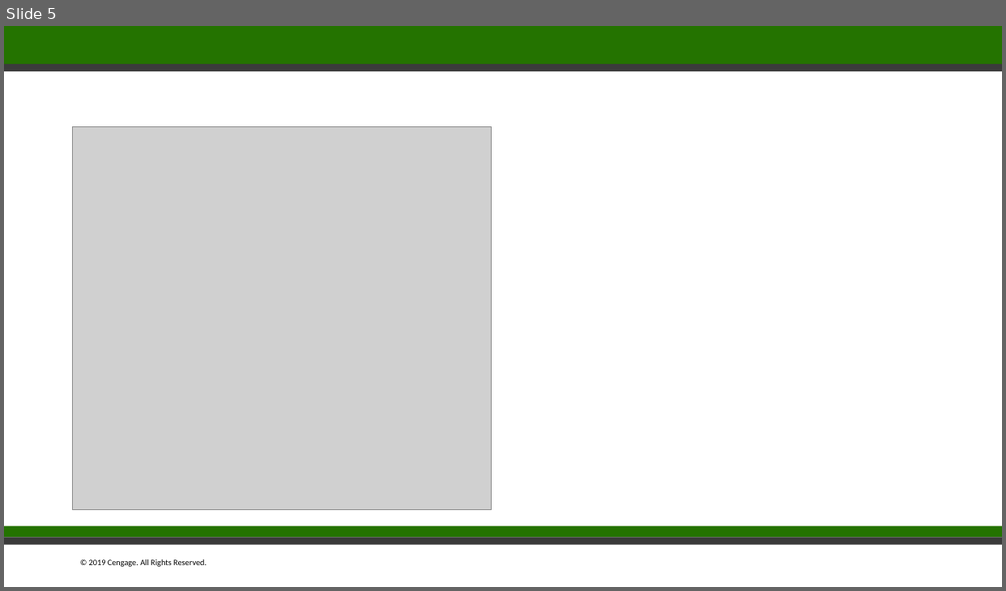
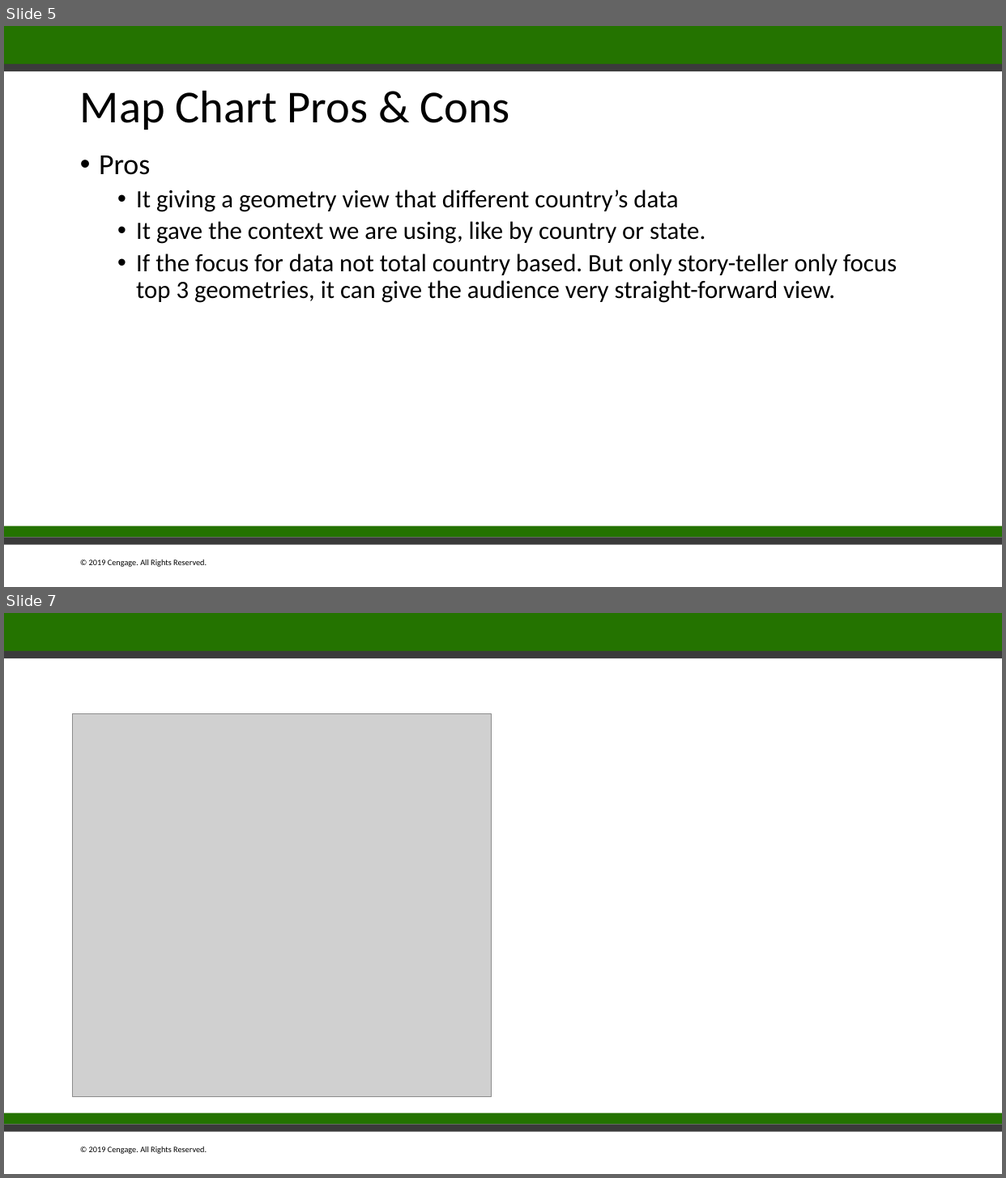
Before and after one commit to billyean/anna, a slide deck: Stackoverflow Programmer's Story.pptx. Shown one above the other, each under a label of ours: slide 5 before the commit, slides 5 and 7 after it; the slides between them are not shown. The pictures are 1006x591 and 1006x1178 pixels, drawn with LibreOffice and Linux fonts; fonts in the diff are those of the drawing; grey boxes stand for pictures. Boxes give left, top, right and bottom in pixels: in the first picture for what was removed or moved away, otherwise in the second. Text is boxed around its words. In the diff, an @@ line names an element or a change of style, - is before the commit and + after.

Commit message:
Add chart pro and cons

```diff
--- a/Stackoverflow Programmer's Story.pptx
+++ b/Stackoverflow Programmer's Story.pptx
@@ slide 5 added at bbox=[4, 26, 1002, 587], background #FFFFFF; not listed: 5 template elements that a slide beside it also shows @@
@@ title added at bbox=[80, 90, 510, 130], 44 pt, text #000000 @@
+Map Chart Pros & Cons
@@ text added at bbox=[99, 156, 897, 303], 24 pt, text #000000 @@
+• Pros
+  • It giving a geometry view that different country’s data
+  • It gave the context we are using, like by country or state.
+  • If the focus for data not total country based. But only story-teller only focus top 3 geometries, it can give the audience very straight-forward view.
@@ what was slide 5 is now slide 7 @@
```
Also in this commit, not shown: 1 slide changed, 8 other slides added, 1 slide removed.
